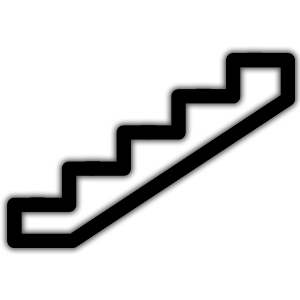
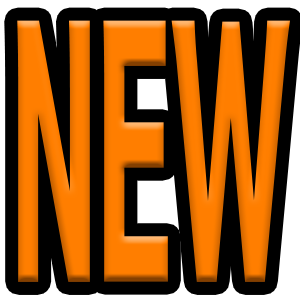
Layer changes from the first w=300, h=300 image to the second:
added layer "NEW" above "그룹 6" over (17, 20, 290, 282)
hid "레이어 8" over (7, 52, 295, 248)
